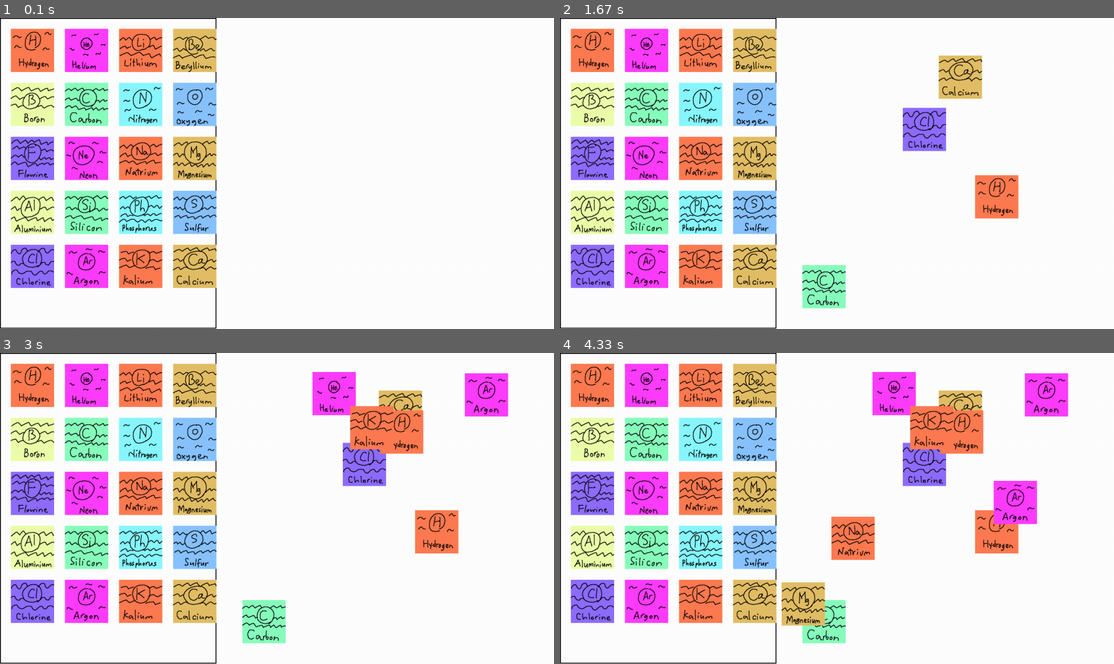
Above: before the commit, frames 1-4 (two rows, left to right).
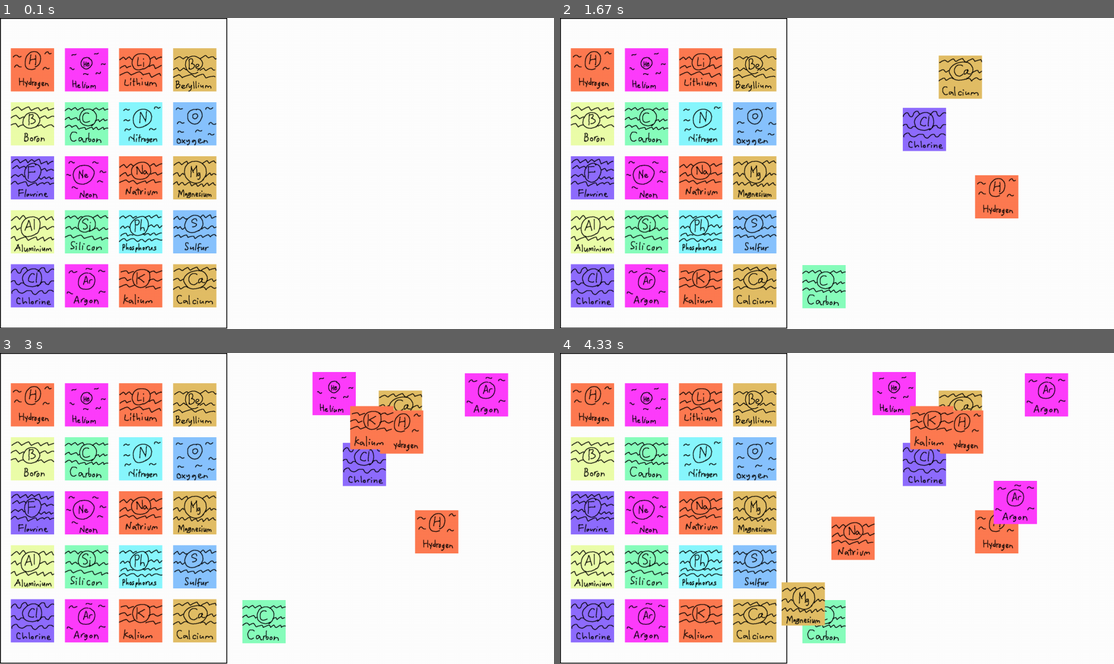
Above: after the commit, the same moments.

Repository: MackFree/hackathon
Game: pygame game, started from testbuild1.py
Two runs of this game, one before a commit and one after it. Both use one fixed random seed, a clock stepped at 60 frames per second and the inputs below.
Inputs (mouse positions are in pixels of both pictures, inside the frame that each line leads up to):
- Up to frame 1 (0.1 s): no input
- Up to frame 2 (1.67 s): press the mouse at (753, 285) at 0.37 s; move the mouse to (859, 179) at 0.47 s; release the mouse at (958, 77) at 0.6 s; press the mouse at (593, 70) at 0.7 s; move the mouse to (792, 133) at 0.8 s; release the mouse at (997, 198) at 0.93 s; press the mouse at (593, 285) at 1.03 s; move the mouse to (759, 207) at 1.13 s; release the mouse at (925, 129) at 1.27 s; press the mouse at (648, 123) at 1.37 s; move the mouse to (737, 204) at 1.47 s; release the mouse at (825, 285) at 1.6 s
- Up to frame 3 (3 s): press the mouse at (33, 405) at 1.7 s; move the mouse to (216, 418) at 1.8 s; release the mouse at (398, 430) at 1.93 s; press the mouse at (88, 620) at 2.03 s; move the mouse to (288, 508) at 2.13 s; release the mouse at (487, 393) at 2.27 s; press the mouse at (88, 405) at 2.37 s; move the mouse to (210, 399) at 2.47 s; release the mouse at (332, 393) at 2.6 s; press the mouse at (138, 620) at 2.7 s; move the mouse to (254, 524) at 2.8 s; release the mouse at (371, 427) at 2.93 s
- Up to frame 4 (4.33 s): press the mouse at (753, 511) at 3.03 s; move the mouse to (776, 558) at 3.13 s; release the mouse at (803, 604) at 3.27 s; press the mouse at (648, 620) at 3.87 s; move the mouse to (831, 561) at 3.97 s; release the mouse at (1014, 502) at 4.1 s; press the mouse at (698, 511) at 4.2 s; move the mouse to (853, 536) at 4.3 s

The runs differ from the first frame. In frame 1, 21% of the frame differs, in the area x 1-42%, y 0-100%; in frame 2, 21%; in frame 3, 21%; in frame 4, 21%.

Commit message:
Changed the info to images

Diff:
--- a/testbuild1.py
+++ b/testbuild1.py
@@ -5,19 +5,25 @@
 #initialising game engine
 pygame.init()
 
+#setting the title
+pygame.display.set_caption("Learn About Elements!")
+
 #setting size of window
 size = width, height = 1280, 720
 screen = pygame.display.set_mode(size)
 
 #resources inits go here
 
+#font
+font = pygame.font.Font('freesansbold.ttf', 13)
+
 #colours in RGB
 white = 255, 255, 255
 black = 0, 0, 0
 
 #drawing the rectangles needed, atom selection screen and place screen
-selection_rect = pygame.Rect(0, 0, 500, 719)
-simulation_rect = pygame.Rect(500, 0, 780, 720)
+selection_rect = pygame.Rect(0, 0, 525, 719)
+simulation_rect = pygame.Rect(525, 0, 755, 720)
 
 #array that will hold all atoms Possible
 atom_array = []
@@ -26,28 +32,30 @@
 #list of atoms in the simulation
 simulation_atoms = []
 
+#text atom
+atom_text = None
 
 #creating atoms
 hydrogen    = Atom("Hydrogen", 1, 1, 1, "assets/img/hydrogen-small.png", "assets/desc/hydrogen.txt")
 helium      = Atom("Helium", 2, 2, 2, "assets/img/helium-small.png", "assets/desc/helium.txt")
-lithium     = Atom("lithium".title(), 3, 4, 3, "assets/img/lithium-small.png", "assets/img/lithium.txt")
-beryllium   = Atom("beryllium".title(), 4, 5, 4, "assets/img/beryllium-small.png", "assets/img/beryllium.txt")
-boron       = Atom("boron".title(), 5, 6, 5, "assets/img/boron-small.png", "assets/img/boron.txt")
-carbon      = Atom("carbon".title(), 6, 6, 6, "assets/img/carbon-small.png", "assets/img/carbon.txt")
-nitrogen    = Atom("nitrogen".title(), 7, 7, 7, "assets/img/nitrogen-small.png", "assets/img/nitrogen.txt")
-oxygen      = Atom("oxygen".title(), 8, 8, 8, "assets/img/oxygen-small.png", "assets/img/oxygen.txt")
-fluorine    = Atom("fluorine".title(), 9, 10, 9, "assets/img/flourine-small.png", "assets/img/flourine.txt")
-neon        = Atom("neon".title(), 10, 10, 10, "assets/img/neon-small.png", "assets/img/neon.txt")
-sodium      = Atom("sodium".title(), 11, 12, 11, "assets/img/sodium-small.png", "assets/img/sodium.txt")
-magnesium   = Atom("magnesium".title(), 12, 12, 12, "assets/img/magnesium-small.png", "assets/img/magnesium.txt")
-aluminium   = Atom("aluminium".title(), 13, 14, 13, "assets/img/aluminium-small.png", "assets/img/aluminium.txt")
-silicon     = Atom("silicon".title(), 14, 14, 14, "assets/img/silicon-small.png", "assets/img/silicon.txt")
-phosphorus  = Atom("phosphorus".title(), 15, 16, 15, "assets/img/phosphorus-small.png", "assets/img/phosphorus.txt")
-sulfur      = Atom("sulfur".title(), 16, 16, 16, "assets/img/sulfur-small.png", "assets/img/sulfur.txt")
-chlorine    = Atom("chlorine".title(), 17, 18, 17, "assets/img/chlorine-small.png", "assets/img/chlorine.txt")
-argon       = Atom("argon".title(), 18, 22, 18, "assets/img/argon-small.png", "assets/img/argon.txt")
-potassium   = Atom("potassium".title(), 19, 20, 19, "assets/img/potassium-small.png", "assets/img/potassium.txt")
-calcium     = Atom("calcium".title(), 20, 20, 20, "assets/img/calcium-small.png", "assets/img/calcium.txt")
+lithium     = Atom("lithium".title(), 3, 4, 3, "assets/img/lithium-small.png", "assets/desc/lithium.txt")
+beryllium   = Atom("beryllium".title(), 4, 5, 4, "assets/img/beryllium-small.png", "assets/desc/beryllium.txt")
+boron       = Atom("boron".title(), 5, 6, 5, "assets/img/boron-small.png", "assets/desc/boron.txt")
+carbon      = Atom("carbon".title(), 6, 6, 6, "assets/img/carbon-small.png", "assets/desc/carbon.txt")
+nitrogen    = Atom("nitrogen".title(), 7, 7, 7, "assets/img/nitrogen-small.png", "assets/desc/nitrogen.txt")
+oxygen      = Atom("oxygen".title(), 8, 8, 8, "assets/img/oxygen-small.png", "assets/desc/oxygen.txt")
+fluorine    = Atom("fluorine".title(), 9, 10, 9, "assets/img/flourine-small.png", "assets/desc/flourine.txt")
+neon        = Atom("neon".title(), 10, 10, 10, "assets/img/neon-small.png", "assets/desc/neon.txt")
+sodium      = Atom("sodium".title(), 11, 12, 11, "assets/img/sodium-small.png", "assets/desc/sodium.txt")
+magnesium   = Atom("magnesium".title(), 12, 12, 12, "assets/img/magnesium-small.png", "assets/desc/magnesium.txt")
+aluminium   = Atom("aluminium".title(), 13, 14, 13, "assets/img/aluminium-small.png", "assets/desc/aluminium.txt")
+silicon     = Atom("silicon".title(), 14, 14, 14, "assets/img/silicon-small.png", "assets/desc/silicon.txt")
+phosphorus  = Atom("phosphorus".title(), 15, 16, 15, "assets/img/phosphorus-small.png", "assets/desc/phosphorus.txt")
+sulfur      = Atom("sulfur".title(), 16, 16, 16, "assets/img/sulfur-small.png", "assets/desc/sulfur.txt")
+chlorine    = Atom("chlorine".title(), 17, 18, 17, "assets/img/chlorine-small.png", "assets/desc/chlorine.txt")
+argon       = Atom("argon".title(), 18, 22, 18, "assets/img/argon-small.png", "assets/desc/argon.txt")
+potassium   = Atom("potassium".title(), 19, 20, 19, "assets/img/potassium-small.png", "assets/desc/potassium.txt")
+calcium     = Atom("calcium".title(), 20, 20, 20, "assets/img/calcium-small.png", "assets/desc/calcium.txt")
 
 #adding atoms to atom_array
 atom_array.append(hydrogen)
@@ -81,6 +89,7 @@
         #mousebutton down event
         if event.type == pygame.MOUSEBUTTONDOWN:
             #getting the position
+            print(event.button)
             pos = pygame.mouse.get_pos()
             #now we need to check which atom it is clicked on
             if(selection_rect.collidepoint(pos)):
@@ -88,10 +97,13 @@
                 for atom in atom_array:
                     #compare mousepos and atom circle pos
                     if(atom.rect.collidepoint(pos)):
-                        #find atom type and create new instance
-                        #need atom constructor ect
-                        selected_atom = Atom(atom.name, atom.proton, atom.neutron, atom.electron, atom.image_loc, atom.info_loc)
-
+                        if(event.button == 1):
+                            #find atom type and create new instance
+                            #need atom constructor ect
+                            selected_atom = Atom(atom.name, atom.proton, atom.neutron, atom.electron, atom.image_loc, atom.info_loc)
+                        elif(event.button == 3):
+                            #now we gotta uhh disp text
+                            atom_text = atom.info
             if(simulation_rect.collidepoint(pos)):
                 print("Sim")
 
@@ -102,6 +114,7 @@
                 #we in the simulation rect
                 simulation_atoms.append(selected_atom)
             selected_atom = None
+            atom_text = None
             #also need to place the atom in the simulator section
 
     #moving selected atom with the mouse
@@ -109,6 +122,8 @@
         pos = pygame.mouse.get_pos()
         selected_atom.rect.x = pos[0] - (selected_atom.rect.width/2)
         selected_atom.rect.y = pos[1] - (selected_atom.rect.width/2)
+
+
 
     #re-drawring background
     screen.fill(white)
@@ -119,7 +134,7 @@
     #now we draw an atom for each one in the array (Lets use a loop bc
     #fuck doing it induvidiall
     draw_pos_x = 25
-    draw_pos_y = 25
+    draw_pos_y = 70
     for atom in atom_array:
         atom.rect.x = draw_pos_x
         atom.rect.y = draw_pos_y
@@ -136,5 +151,13 @@
     if selected_atom is not None:
         screen.blit(selected_atom.image, selected_atom.rect)
 
+    #text for atom info
+    if(atom_text is not None):
+        text = font.render(atom_text, True, black, white)
+        textRect = text.get_rect()
+        textRect.center = pygame.mouse.get_pos()
+        screen.blit(text, textRect)
+
+
     #making all redrawn things visible
     pygame.display.flip()
Binary file added: assets/desc/images/aluminium.png
Binary file added: assets/desc/images/argon.png
Binary file added: assets/desc/images/beryllium.png
Binary file added: assets/desc/images/boron.png
Binary file added: assets/desc/images/calcium.png
Binary file added: assets/desc/images/carbon.png
Binary file added: assets/desc/images/chlorine.png
Binary file added: assets/desc/images/fluorine.png
Binary file added: assets/desc/images/helium.png
Binary file added: assets/desc/images/hydrogen.png
Binary file added: assets/desc/images/lithium.png
Binary file added: assets/desc/images/magnesium.png
(and 8 more such lines)
